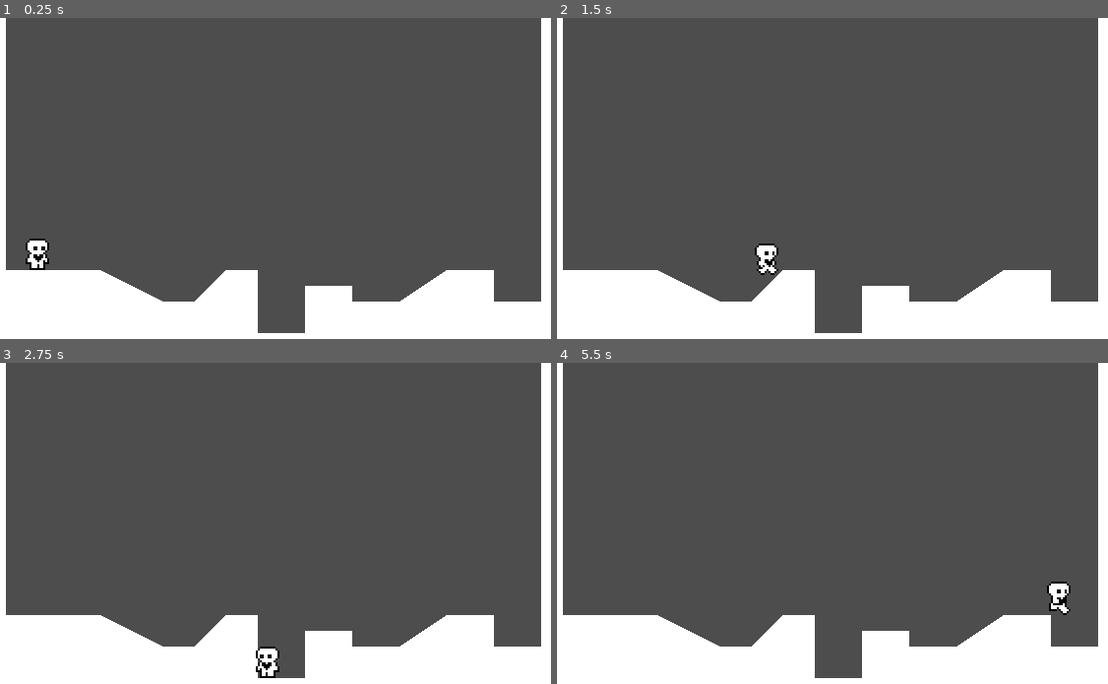
Above: before the commit, frames 1-4 (two rows, left to right).
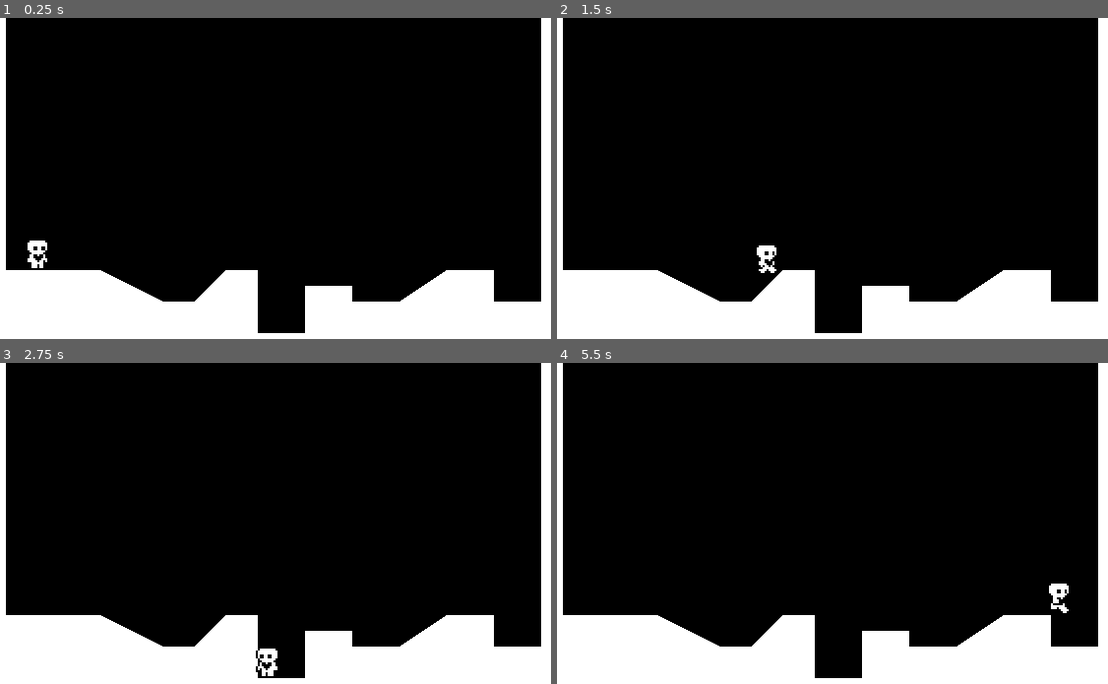
Above: after the commit, the same moments.

Repository: MichaelRMartinez/1-bit-platformer
Game: Godot game, scene res://world.tscn
Two runs of this game, one before a commit and one after it. Both use one fixed random seed, a clock stepped at 60 frames per second and the inputs below.
Inputs:
- Up to frame 1 (0.25 s): no input
- Up to frame 2 (1.5 s): tap Enter (ui_accept) at 0.5, 0.77 s; hold Right (ui_right) from 0.53 s (still down)
- Up to frame 3 (2.75 s): tap Enter (ui_accept) at 1.52 s; release Right (ui_right) at 2.03 s; hold Left (ui_left) from 2.03 s (still down)
- Up to frame 4 (5.5 s): release Left (ui_left) at 2.78 s; hold Right (ui_right) 2.78-4.28 s; tap Enter (ui_accept) at 3.02, 3.77, 4.52 s; hold Left (ui_left) 4.28-5.03 s; hold Right (ui_right) from 5.03 s (still down)

The runs differ from the first frame. In frame 1, 82% of the frame differs, in the area x 1-99%, y 0-99%; in frame 2, 82%; in frame 3, 82%; in frame 4, 82%.

Commit message:
Create black background for level

Diff:
--- a/player.tscn
+++ b/player.tscn
@@ -90,7 +90,7 @@
 sprite_frames = SubResource("SpriteFrames_4tbxj")
 animation = &"idle"
 autoplay = "idle"
-frame_progress = 0.732721
+frame_progress = 0.482783
 
 [node name="CollisionShape2D" type="CollisionShape2D" parent="."]
 position = Vector2(0, 2)
--- a/world.gd
+++ b/world.gd
@@ -4,4 +4,5 @@
 @onready var polygon_2d: Polygon2D = $StaticBody2D/CollisionPolygon2D/Polygon2D
 
 func _ready() -> void:
+	RenderingServer.set_default_clear_color(Color.BLACK)
 	polygon_2d.polygon = collision_polygon_2d.polygon
